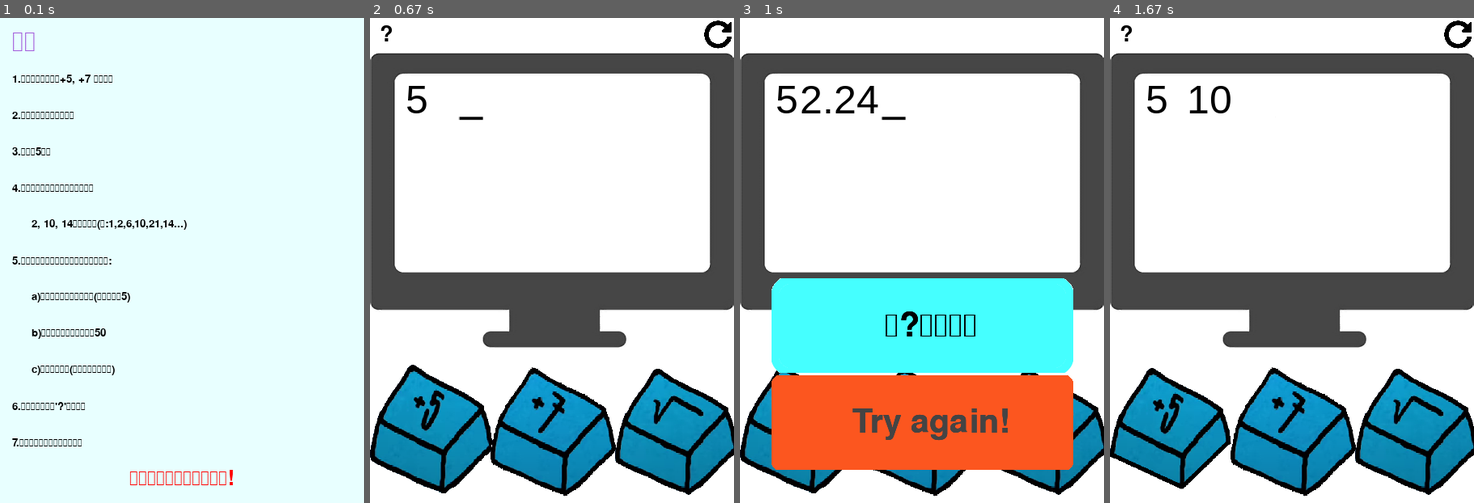
Above: before the commit, frames 1-4 (left to right).
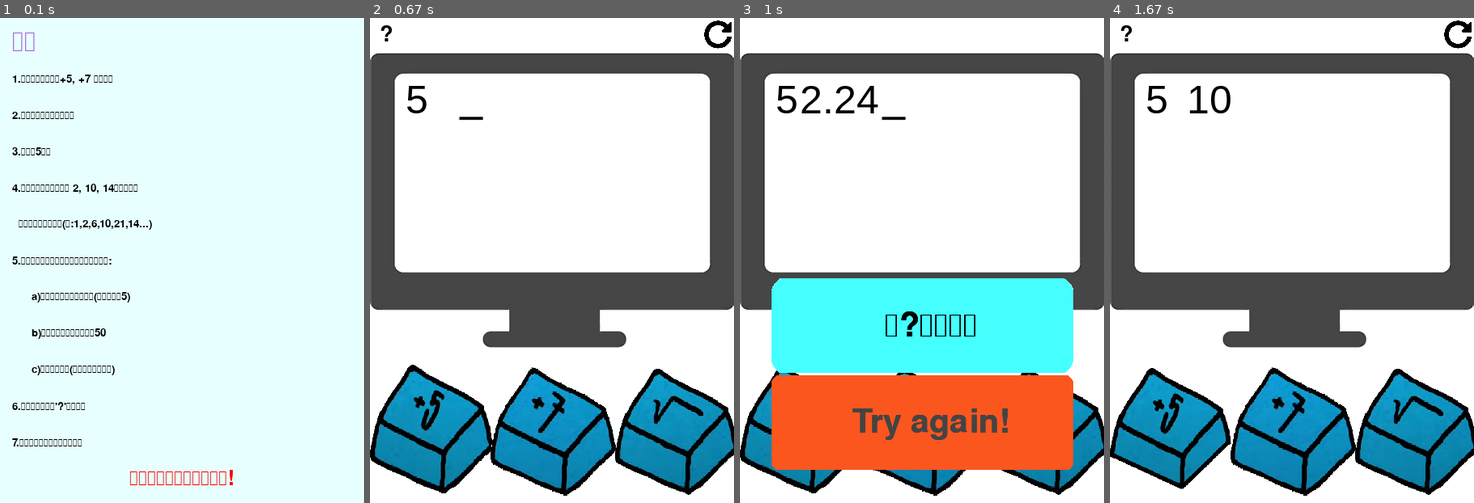
Above: after the commit, the same moments.

Repository: EasonChen11/escape_room_pygame
Game: pygame game, started from main.py
Same seed, same stepped clock (60 frames per second), same inputs: the game is played once before the commit and once after it.
Inputs (mouse positions are in pixels of both pictures, inside the frame that each line leads up to):
- Up to frame 1 (0.1 s): no input
- Up to frame 2 (0.67 s): press the mouse at (552, 483) at 0.37 s; move the mouse to (493, 333) at 0.47 s; release the mouse at (439, 187) at 0.6 s
- Up to frame 3 (1 s): click (1053, 430) at 0.72 s
- Up to frame 4 (1.67 s): press the mouse at (1292, 420) at 1.03 s; move the mouse to (1284, 299) at 1.13 s; release the mouse at (1281, 178) at 1.27 s; press the mouse at (1168, 430) at 1.37 s; move the mouse to (1175, 309) at 1.47 s; release the mouse at (1182, 182) at 1.6 s

The runs differ from the first frame. In frame 1, 0.6% of the frame differs, in the area x 5-52%, y 34-44%; in frame 2, nothing differs; in frame 3, nothing differs; in frame 4, nothing differs.

Commit message:
更新1.1.3

Diff:
--- a/main.py
+++ b/main.py
@@ -438,8 +438,8 @@
                  "1.面板有三個按鈕，+5, +7 和開根號",
                  "2.用滑鼠按下按鈕完成謎題",
                  "3.計數從5開始",
-                 "4.顯示器上要必須依序不用連續出現",
-                 "      2, 10, 14這三個數字(如:1,2,6,10,21,14...)",
+                 "4.顯示器上必須依序出現 2, 10, 14這三個數字",
+                 "  且三數不一定要連續(如:1,2,6,10,21,14...)",
                  "5.顯示器上可以顯示任何數字，但有些條件:",
                  "      a)同一個數字不能出現兩次(包含第一個5)",
                  "      b)顯示器上的數字不能大於50",
Not shown, changed: 密室解謎1.1.2.exe
